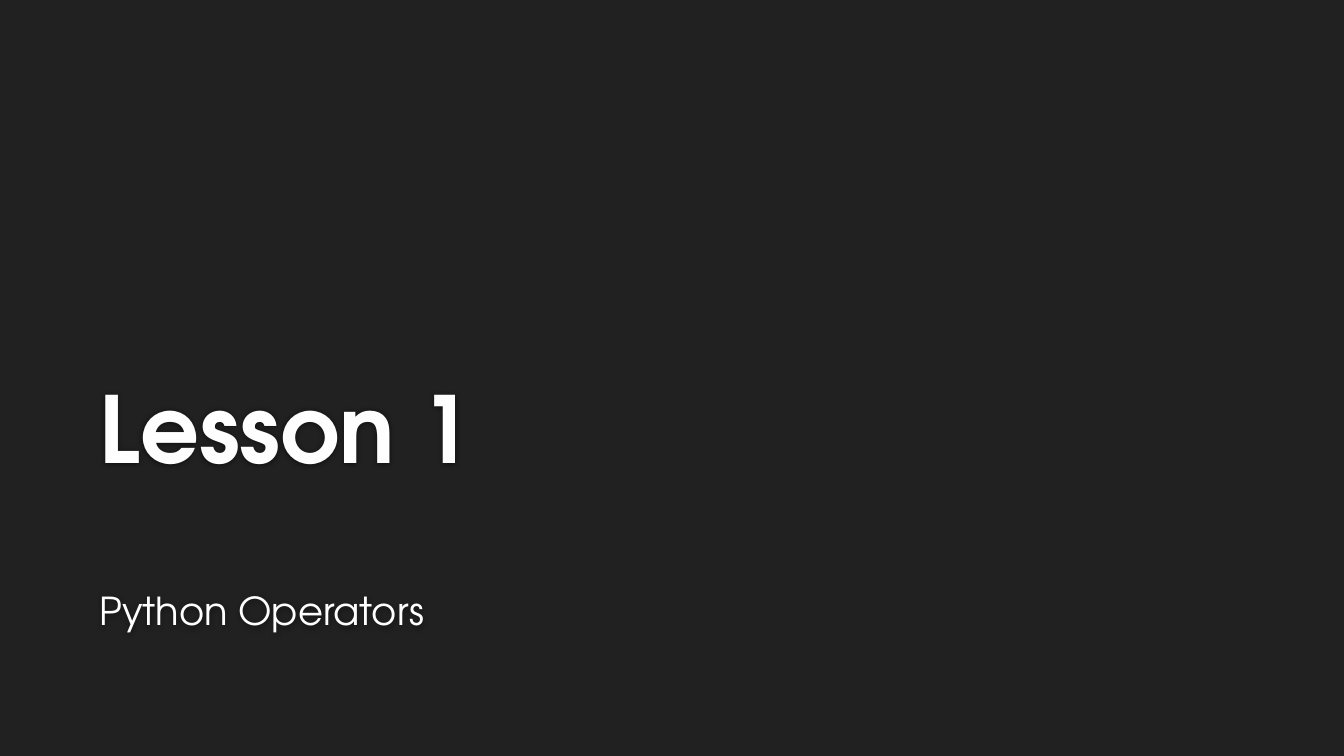
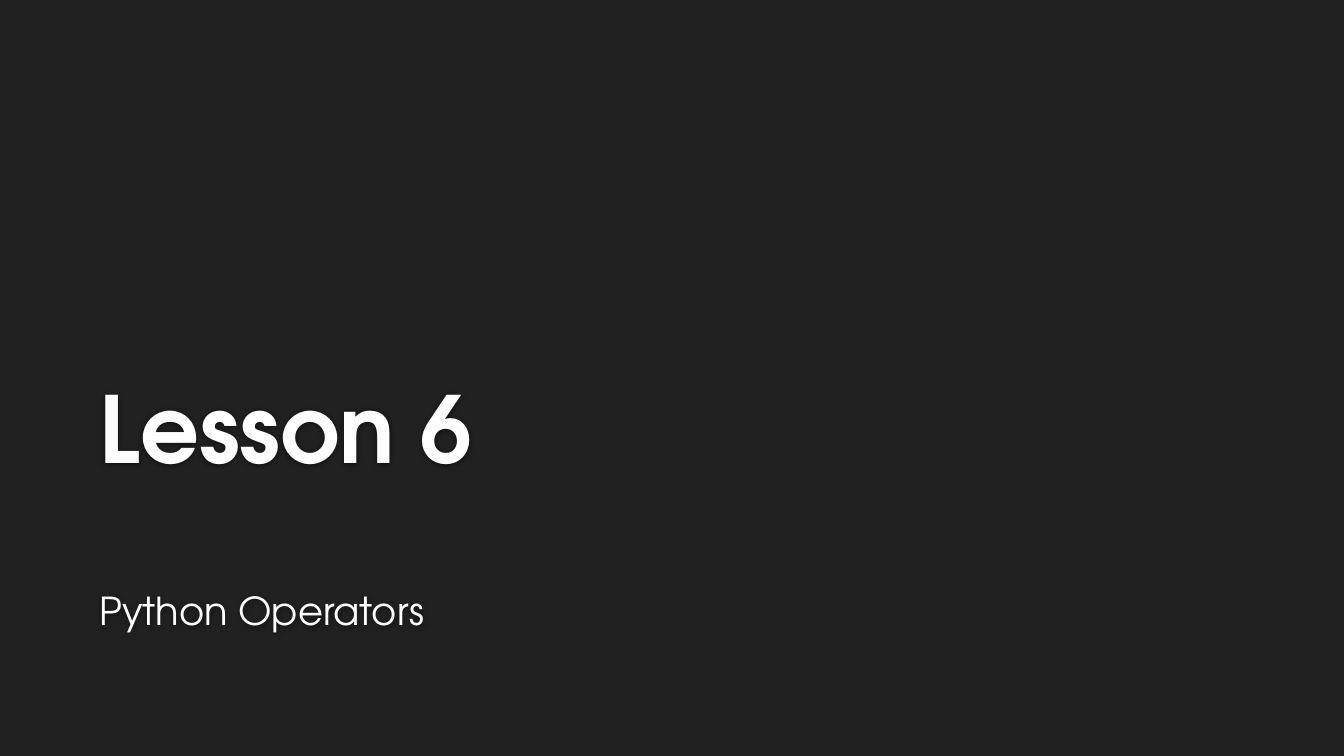
Before and after one commit to Islam-hady9/Programming-Course-using-Python-for-Kids, a slide deck: slide 2 of Lesson 6.pptx. Drawn at 1344x756 pixels with LibreOffice and Linux fonts; fonts in the diff are those of the drawing; background and template pictures are left out. Boxes give left, top, right and bottom in pixels: in the first picture for what was removed or moved away, otherwise in the second. Text is boxed around its words. In the diff, an @@ line names an element or a change of style, - is before the commit and + after.

Commit message:
Lesson 6 Modified

```diff
--- a/Lesson 6.pptx
+++ b/Lesson 6.pptx
@@ title at bbox=[99, 394, 473, 464]: text changed @@
-Lesson 1
+Lesson 6
```
